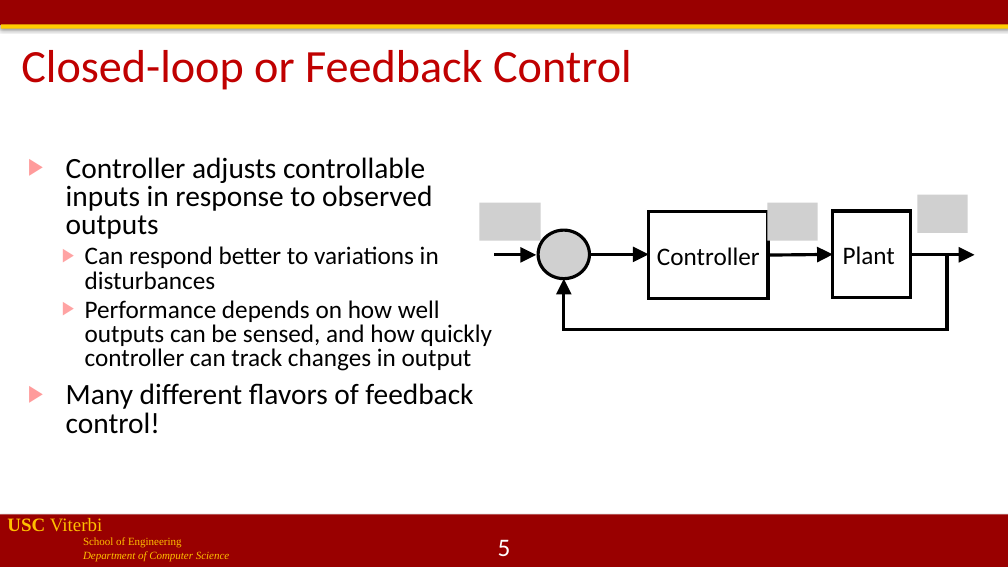
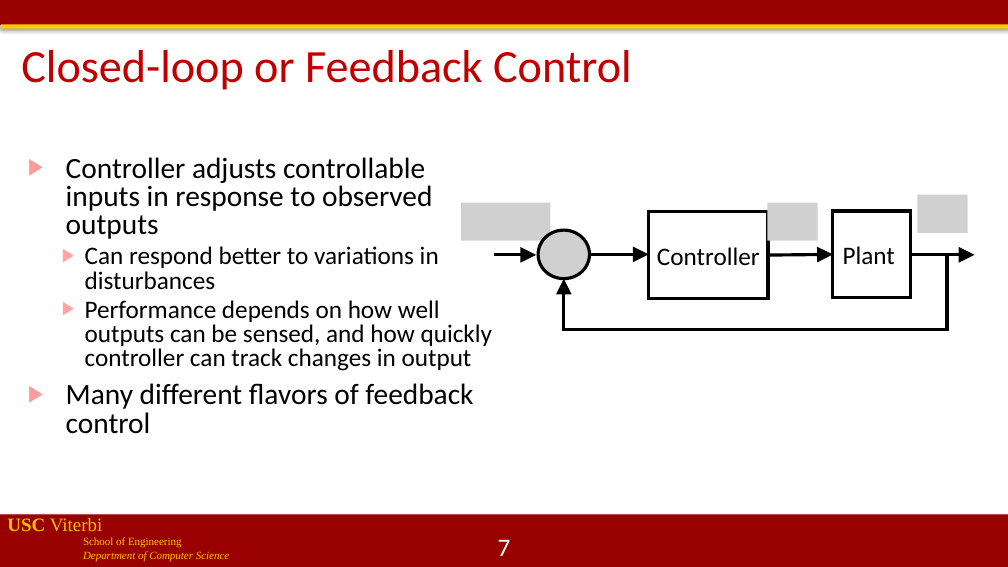
Before and after one commit to jdeshmukh/jdeshmukh.github.io, a slide deck: slide 7 of teaching/cs513slides/lecture5-Control.pptx (slide 5 before the commit). Drawn at 1008x567 pixels with LibreOffice and Linux fonts; fonts in the diff are those of the drawing; grey boxes stand for pictures; background and template pictures are left out. Boxes give left, top, right and bottom in pixels: in the first picture for what was removed or moved away, otherwise in the second. Text is boxed around its words. In the diff, an @@ line names an element or a change of style, - is before the commit and + after.

```diff
--- a/teaching/cs513slides/lecture5-Control.pptx
+++ b/teaching/cs513slides/lecture5-Control.pptx
@@ picture resized from (x1=479, y1=203, x2=541, y2=240) to (x1=461, y1=203, x2=551, y2=240) @@
@@ text at (x1=66, y1=383, x2=473, y2=434): text changed @@
-▶ Many different flavors of feedback control!
+▶ Many different flavors of feedback control
@@ page number at (x1=498, y1=539, x2=511, y2=556): text changed @@
-5
+7
```
Also in this commit, not shown: 18 other slides changed, 11 slides added, 1 slide removed, 1 other file.
